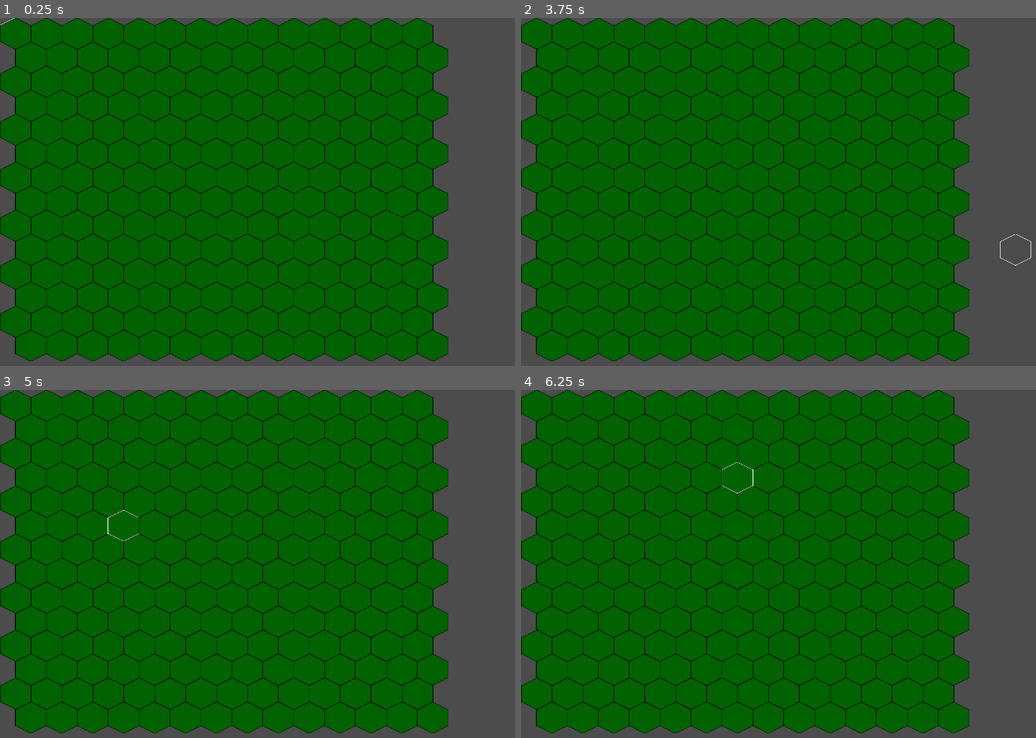
Above: before the commit, frames 1-4 (two rows, left to right).
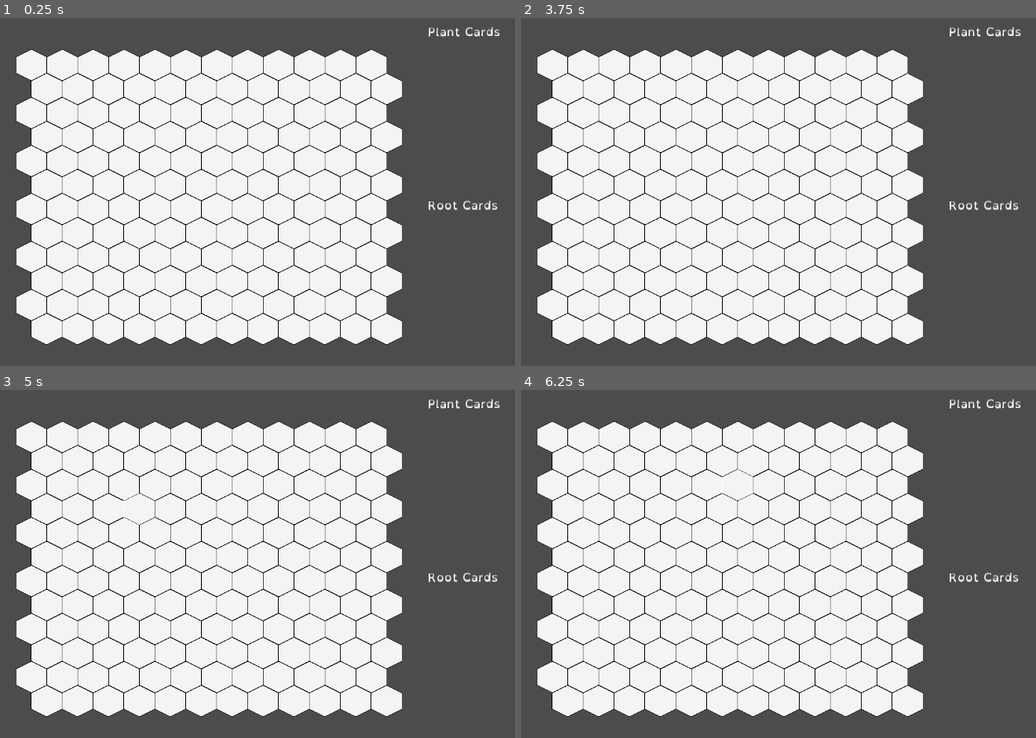
Above: after the commit, the same moments.

Repository: gruebite/GGJ23
Game: Godot game, scene res://Screens/Game/Game.tscn
Same seed, same stepped clock (60 frames per second), same inputs: the game is played once before the commit and once after it.
Inputs (mouse positions are in pixels of both pictures, inside the frame that each line leads up to):
- Up to frame 1 (0.25 s): no input
- Up to frame 2 (3.75 s): tap Enter at 0.5, 2, 3.5 s; move the mouse to (974, 178) at 0.52 s; tap Space at 1.25, 2.75 s; move the mouse to (711, 212) at 1.27 s; move the mouse to (896, 115) at 2.02 s; move the mouse to (804, 265) at 2.77 s; move the mouse to (1025, 247) at 3.52 s
- Up to frame 3 (5 s): tap Space at 4.25 s; move the mouse to (123, 511) at 4.27 s
- Up to frame 4 (6.25 s): move the mouse to (866, 567) at 5.02 s; move the mouse to (742, 477) at 5.77 s

The runs differ from the first frame. In frame 1, 81% of the frame differs, in the area x 0-98%, y 0-99%; in frame 2, 81%, in the area x 0-100%, y 0-99%; in frame 3, 81%; in frame 4, 81%.

Commit message:
Adjust layout, add card spots.

Diff:
--- a/Assets/Fonts/MediumBold.tres
+++ b/Assets/Fonts/MediumBold.tres
@@ -3,6 +3,6 @@
 [ext_resource path="res://Assets/Fonts/OpenDyslexic-Bold.otf" type="DynamicFontData" id=1]
 
 [resource]
-size = 12
+size = 24
 use_filter = true
 font_data = ExtResource( 1 )
--- a/Assets/Fonts/MediumMono.tres
+++ b/Assets/Fonts/MediumMono.tres
@@ -3,6 +3,6 @@
 [ext_resource path="res://Assets/Fonts/OpenDyslexicMono-Regular.otf" type="DynamicFontData" id=1]
 
 [resource]
-size = 10
+size = 24
 use_filter = true
 font_data = ExtResource( 1 )
--- a/Assets/Fonts/MediumRegular.tres
+++ b/Assets/Fonts/MediumRegular.tres
@@ -3,6 +3,6 @@
 [ext_resource path="res://Assets/Fonts/OpenDyslexic-Regular.otf" type="DynamicFontData" id=1]
 
 [resource]
-size = 10
+size = 24
 use_filter = true
 font_data = ExtResource( 1 )
--- a/Screens/Game/Game.gd
+++ b/Screens/Game/Game.gd
@@ -1,19 +1,19 @@
 class_name Game extends Node2D
 
 func _ready() -> void:
-	var tm := $Terrain as TileMap
-	tm.modulate = Color.darkgreen
-	var rect := HexSets.rectangle(0, 13, 0, 13)
-	for coord in rect.array:
+	var tm := $Grids/Terrain as TileMap
+	tm.modulate = Color.whitesmoke
+	for coord in GLOBAL.board_hex_set.array:
 		var offset := Hex.to_offset(coord)
 		tm.set_cell(offset.x, offset.y, 1)
 
 
 func _process(delta: float) -> void:
-	var hl := $Highlight as TileMap
+	var hl := $Grids/Highlight as TileMap
 	hl.clear()
 
-	var mouse_pos = get_global_mouse_position()
+	var mouse_pos = get_global_mouse_position() - $Grids.global_position
 	var mouse_hex := GLOBAL.pixel_hex_layout.pixel_to_hex(Vector3(mouse_pos.x, mouse_pos.y, 0))
-	var offset := Hex.to_offset(mouse_hex)
-	hl.set_cell(offset.x, offset.y, 0)
+	if GLOBAL.board_hex_set.has(mouse_hex):
+		var offset := Hex.to_offset(mouse_hex)
+		hl.set_cell(offset.x, offset.y, 0)
--- a/Screens/Game/Game.tscn
+++ b/Screens/Game/Game.tscn
@@ -1,20 +1,71 @@
-[gd_scene load_steps=3 format=2]
+[gd_scene load_steps=4 format=2]
 
 [ext_resource path="res://Screens/Game/Game.gd" type="Script" id=1]
 [ext_resource path="res://Screens/Game/TileSet.tres" type="TileSet" id=2]
+[ext_resource path="res://UI/MainTheme.tres" type="Theme" id=3]
 
 [node name="Game" type="Node2D"]
 script = ExtResource( 1 )
 
-[node name="Terrain" type="TileMap" parent="."]
+[node name="Grids" type="Node2D" parent="."]
+position = Vector2( 32, 64 )
+
+[node name="Terrain" type="TileMap" parent="Grids"]
 tile_set = ExtResource( 2 )
 cell_size = Vector2( 63, 49 )
 cell_half_offset = 0
 format = 1
-tile_data = PoolIntArray( 1, 1, 0, 65536, 1, 0, 65537, 1, 0, 65538, 1, 0, 131072, 1, 0, 131073, 1, 0, 131074, 1, 0, 131075, 1, 0, 196608, 1, 0, 196609, 1, 0, 262144, 1, 0, 262145, 1, 0, 327680, 1, 0, 393216, 1, 0 )
 
-[node name="Highlight" type="TileMap" parent="."]
+[node name="Highlight" type="TileMap" parent="Grids"]
 tile_set = ExtResource( 2 )
 cell_size = Vector2( 63, 49 )
 cell_half_offset = 0
 format = 1
+
+[node name="UI" type="CanvasLayer" parent="."]
+
+[node name="Root" type="Control" parent="UI"]
+anchor_right = 1.0
+anchor_bottom = 1.0
+mouse_filter = 2
+theme = ExtResource( 3 )
+
+[node name="CardsContainer" type="MarginContainer" parent="UI/Root"]
+anchor_left = 1.0
+anchor_right = 1.0
+margin_left = -416.0
+margin_bottom = 720.0
+rect_min_size = Vector2( 416, 720 )
+custom_constants/margin_right = 8
+custom_constants/margin_top = 8
+custom_constants/margin_left = 8
+custom_constants/margin_bottom = 8
+
+[node name="Cards" type="VBoxContainer" parent="UI/Root/CardsContainer"]
+margin_left = 8.0
+margin_top = 8.0
+margin_right = 408.0
+margin_bottom = 712.0
+size_flags_horizontal = 3
+size_flags_vertical = 3
+
+[node name="PlantCards" type="VBoxContainer" parent="UI/Root/CardsContainer/Cards"]
+margin_right = 400.0
+margin_bottom = 350.0
+size_flags_vertical = 3
+
+[node name="Label" type="Label" parent="UI/Root/CardsContainer/Cards/PlantCards"]
+margin_right = 400.0
+margin_bottom = 42.0
+text = "Plant Cards"
+
+[node name="RootCards" type="VBoxContainer" parent="UI/Root/CardsContainer/Cards"]
+margin_top = 354.0
+margin_right = 400.0
+margin_bottom = 704.0
+size_flags_vertical = 3
+
+[node name="Label" type="Label" parent="UI/Root/CardsContainer/Cards/RootCards"]
+margin_right = 400.0
+margin_bottom = 42.0
+text = "Root Cards"
--- a/Scripts/AutoLoad/Global.gd
+++ b/Scripts/AutoLoad/Global.gd
@@ -1,6 +1,6 @@
 extends Node
 
-
+# Offset square layout.
 var screen_offset_hex_layout := HexLayout.new(Vector3(63, 49, 0), Vector3.ZERO)
 
 # Layout for display.  Used for translating between screen coordinates and hex coordinates.
@@ -10,5 +10,8 @@
 # hexagons are: 63/sqrt(3) by size/2 or:
 var pixel_hex_layout := HexLayout.new(Vector3(36.373066958946424, 32, 0), Vector3(32, 32, 0))
 
+# Playing board size.
+var board_hex_set := HexSets.rectangle(0, 11, 0, 11)
+
 # Global RNG.
 var rand := Random.new()
--- /dev/null
+++ b/UI/MainTheme.tres
@@ -0,0 +1,6 @@
+[gd_resource type="Theme" load_steps=2 format=2]
+
+[ext_resource path="res://Assets/Fonts/MediumRegular.tres" type="DynamicFont" id=1]
+
+[resource]
+default_font = ExtResource( 1 )
